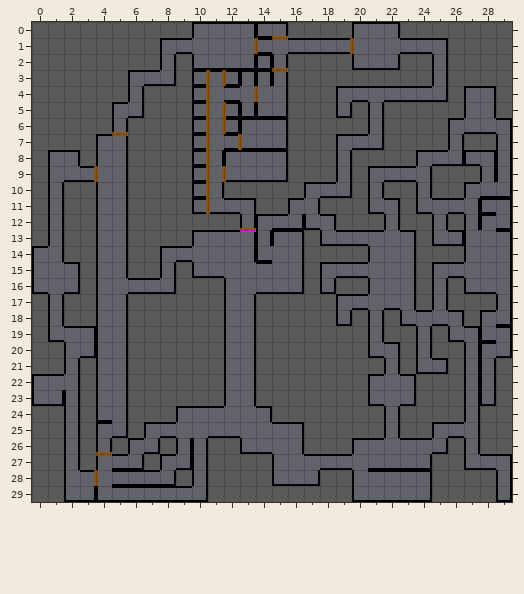
Tiled map, stored at src/main/resources/assets/data/slaver-pit-2.tmx. Above, as it was before the edit.
Cells are 16x16 px. Shown: x 0..29, y 0..29.
After the commit:
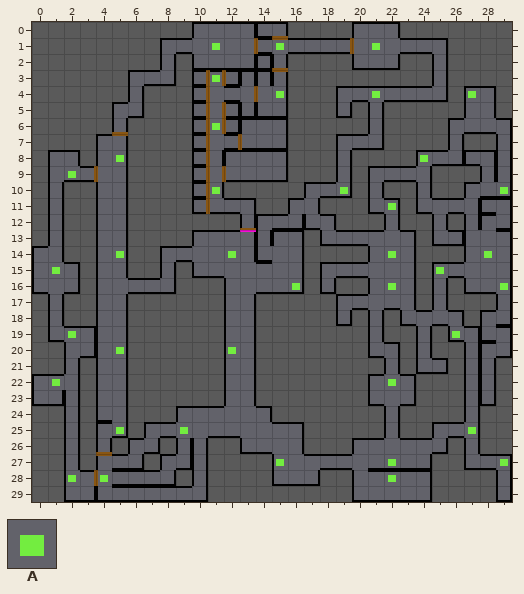
Key: from "u4-tiles": A 87.
_ is an empty cell.
Tiles of an added or newly shown layer are drawn over the layers below it.
From old to new:
Changed rows in their new state; . is an unchanged cell.
Layer "lights" (added):
first column x 1:
 1 ..........A...A.....A........
 3 ..........A..................
 4 ..............A.....A.....A..
 6 ..........A..................
 8 ....A..................A.....
 9 .A...........................
10 ..........A.......A.........A
11 .....................A.......
14 ....A......A.........A.....A.
15 A.......................A....
16 ...............A.....A......A
19 .A.......................A...
20 ....A......A.................
22 A....................A.......
25 ....A...A.................A..
27 ..............A......A......A
28 .A.A.................A.......
